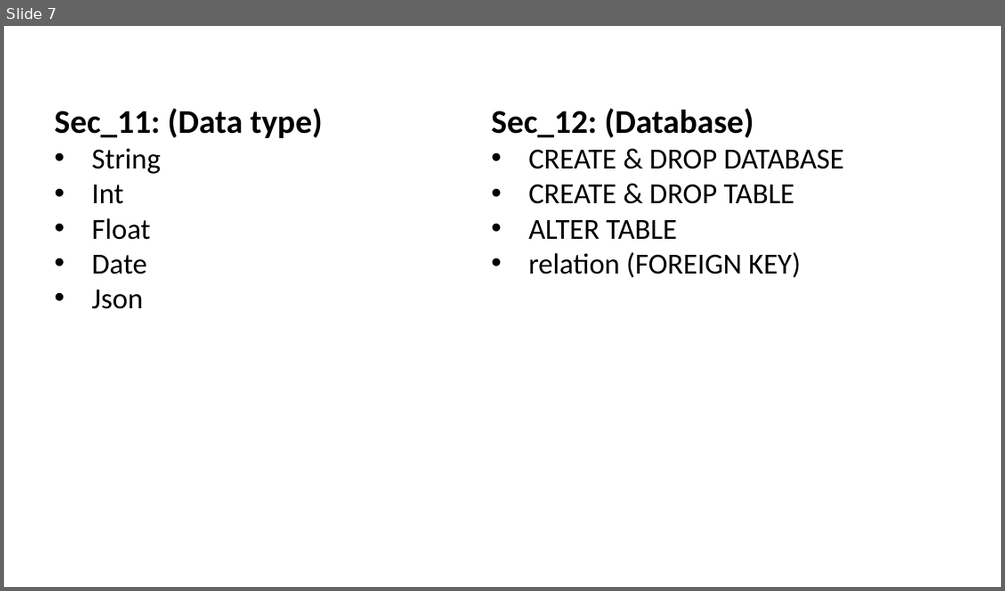
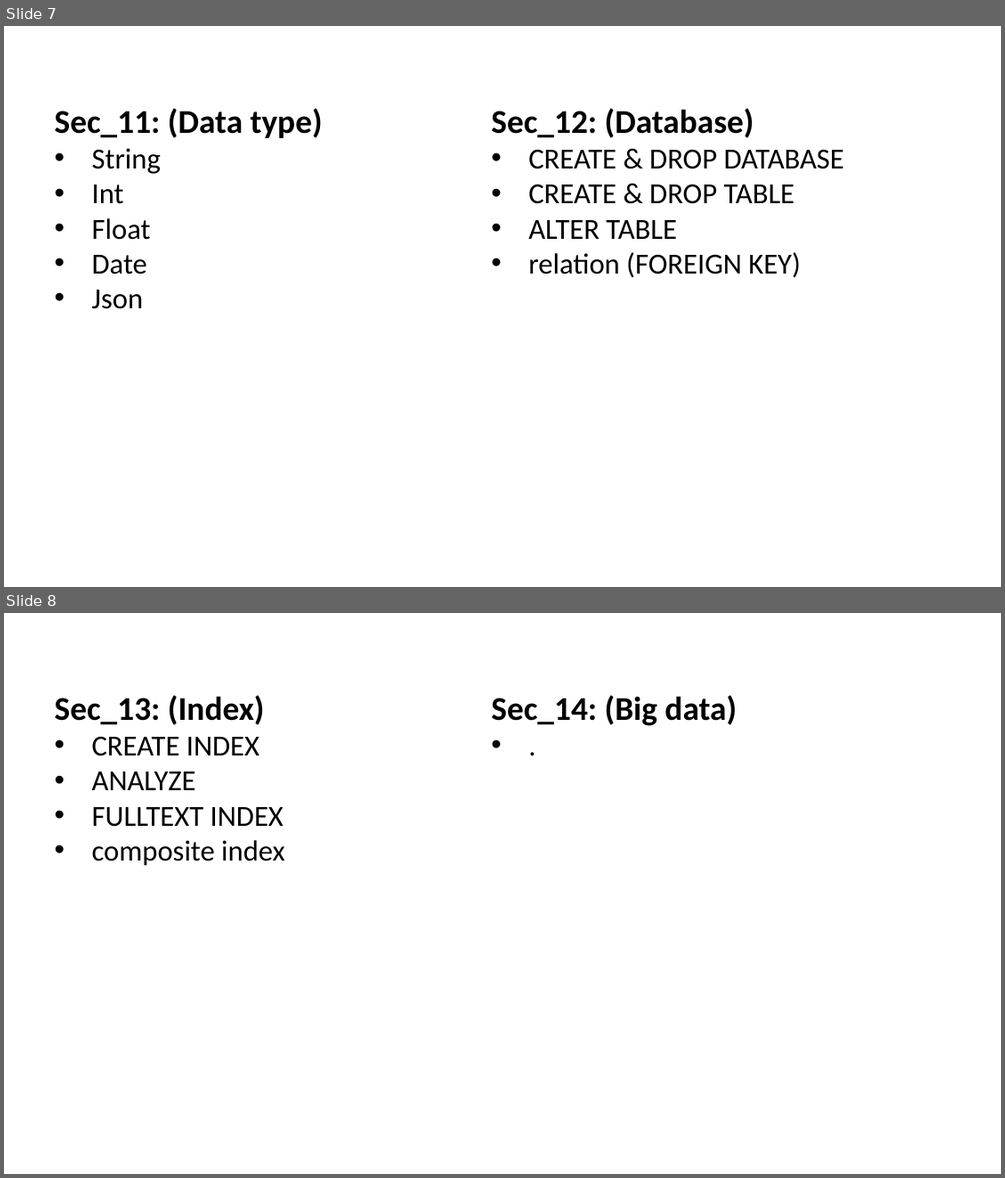
Before and after one commit to Amir-Hofo/Basic_SQL_Commands, a slide deck: list of content.pptx. Shown one above the other, each under a label of ours: slide 7 before the commit, slides 7 and 8 after it. The pictures are 1005x591 and 1005x1178 pixels, drawn with LibreOffice and Linux fonts; fonts in the diff are those of the drawing. Boxes give left, top, right and bottom in pixels: in the first picture for what was removed or moved away, otherwise in the second. Text is boxed around its words. In the diff, an @@ line names an element or a change of style, - is before the commit and + after.

```diff
--- a/list of content.pptx
+++ b/list of content.pptx
@@ slide 8 added at (x1=4, y1=613, x2=1001, y2=1174), background #FFFFFF @@
@@ text added at (x1=55, y1=695, x2=285, y2=866), 28 pt, text #000000 @@
+Sec_13: (Index)
+• CREATE INDEX
+• ANALYZE
+• FULLTEXT INDEX
+• composite index
@@ text added at (x1=491, y1=695, x2=736, y2=726), 32 pt, text #000000, bold @@
+Sec_14: (Big data)
+• .
```
Also in this commit, not shown: 3 other files.
